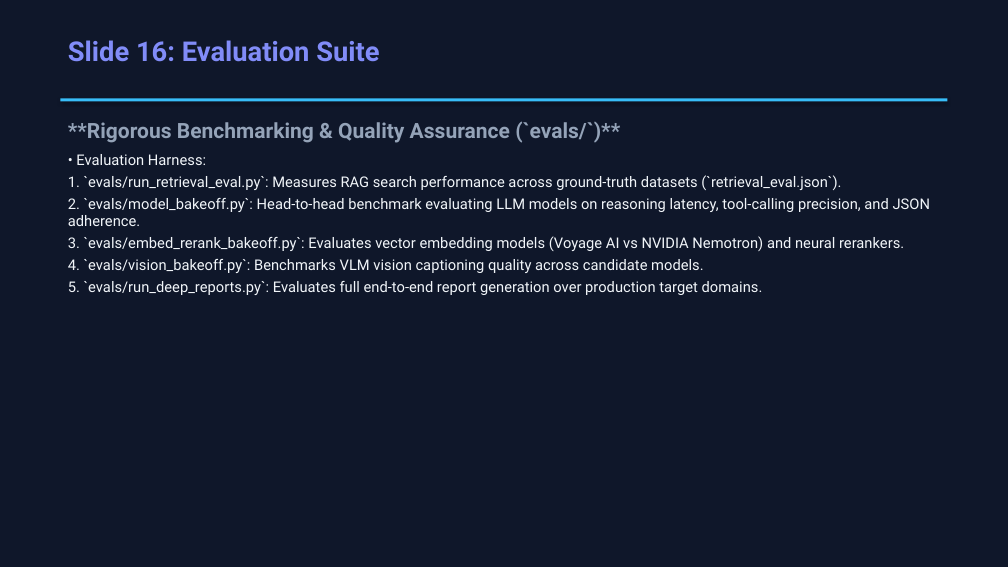
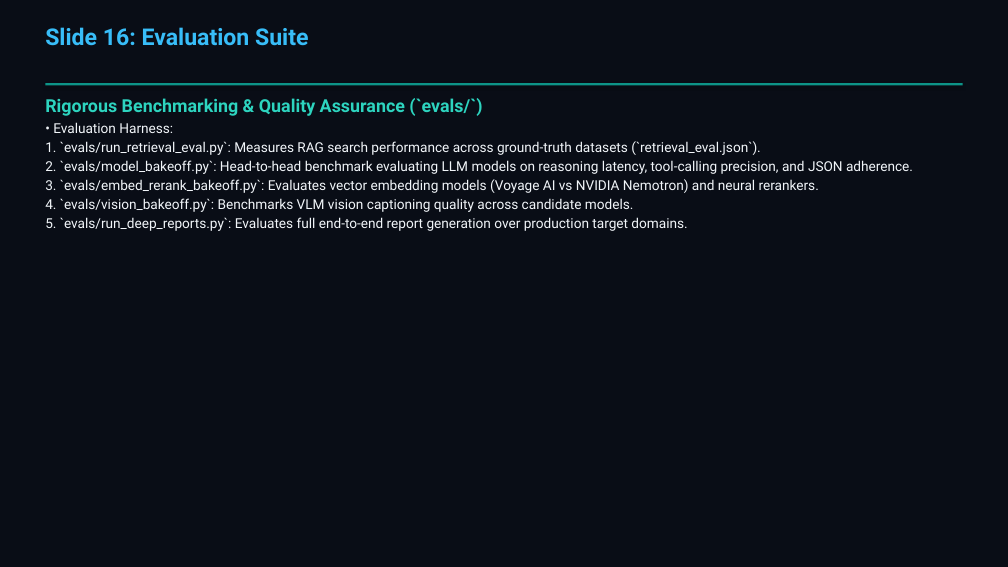
Before and after one commit to keshav9926/First-Impression-, a slide deck: slide 17 of presentation.pptx. Drawn at 1008x567 pixels with LibreOffice and Linux fonts; fonts in the diff are those of the drawing. Boxes give left, top, right and bottom in pixels: in the first picture for what was removed or moved away, otherwise in the second. Text is boxed around its words. In the diff, an @@ line names an element or a change of style, - is before the commit and + after.

Commit message:
fix(presentation): update theme to Teal/Sky, fix slide overflow bounds, add links & presenter attribution (~ Keshav)

```diff
--- a/presentation.pptx
+++ b/presentation.pptx
@@ rectangle at [0, 0, 1008, 567]: fill #0F172A to #090D16 @@
@@ text "Slide 16: Evaluation Suite": place and size @@
-text "Slide 16: Evaluation Suite" at [68, 40, 379, 62]
+text "Slide 16: Evaluation Suite" at [45, 27, 308, 46]
@@ text "Slide 16: Evaluation Suite" at [45, 27, 308, 46]: size 26 to 22 pt, text colour #818CF8 to #38BDF8 @@
@@ rectangle: place and size @@
-rectangle at [60, 98, 948, 101]
+rectangle at [45, 83, 963, 85]
@@ rectangle at [45, 83, 963, 85]: fill #38BDF8 to #0D9488 @@
@@ text at [45, 98, 482, 116]: text changed; size 20 to 17 pt; text colour #94A3B8 to #2DD4BF @@
-**Rigorous Benchmarking & Quality Assurance (`evals/`)**
+Rigorous Benchmarking & Quality Assurance (`evals/`)
@@ text "Rigorous Benchmarking & Quality Assurance ...": place and size @@
-text "Rigorous Benchmarking & Quality Assurance ..." at [68, 121, 930, 295]
+text "Rigorous Benchmarking & Quality Assurance ..." at [45, 98, 913, 231]
@@ text at [45, 122, 913, 231]: size 14 to 13 pt; less space between paragraphs @@
```
Also in this commit, not shown: 19 other slides changed, 3 other files.
